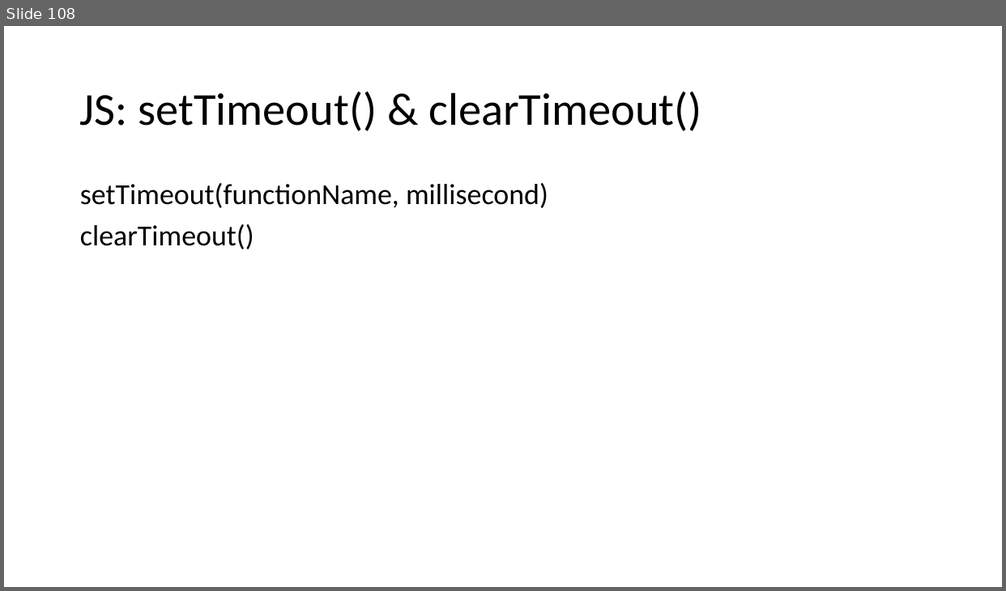
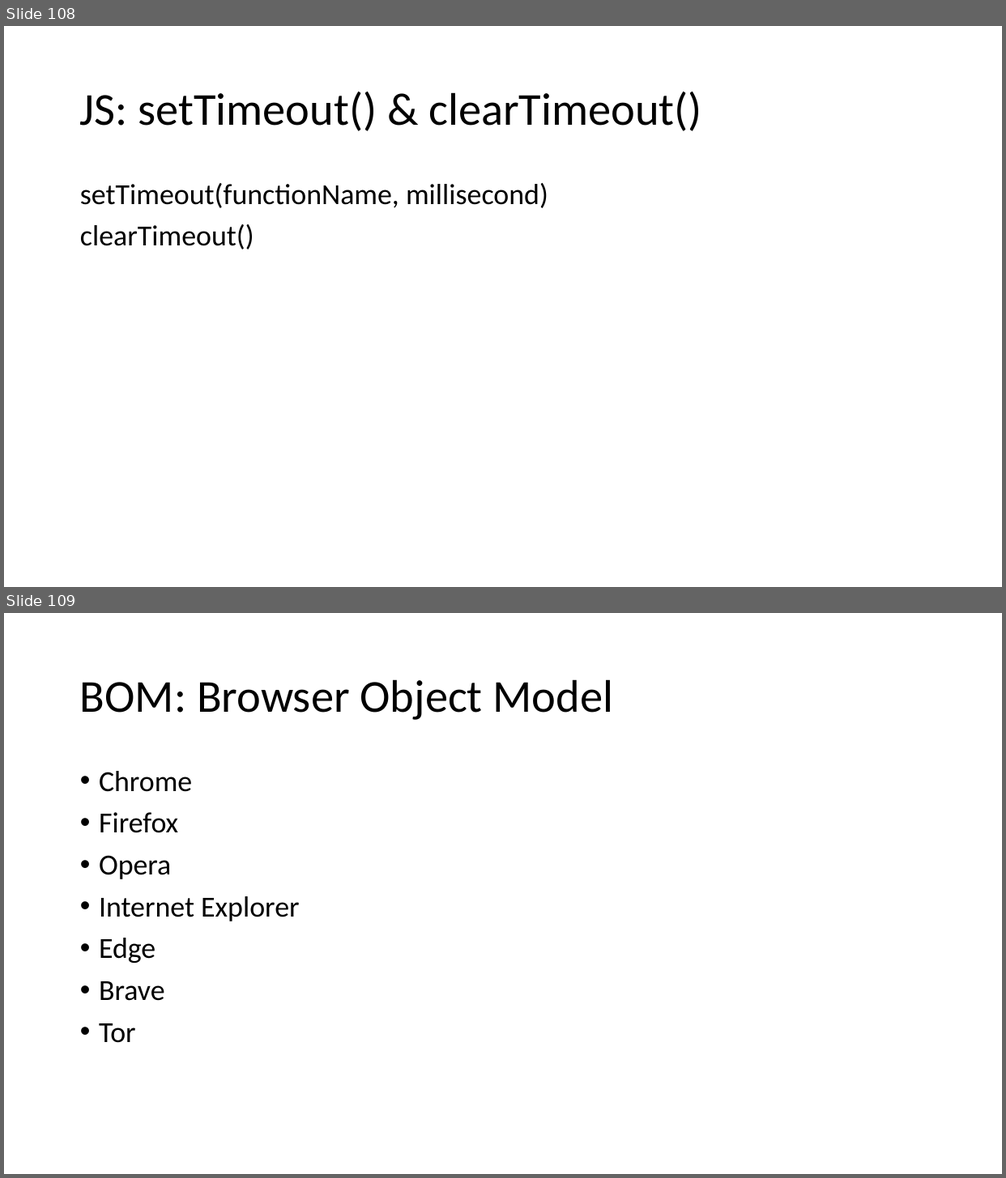
Before and after one commit to PiyushChaturvedii/Batch04, a slide deck: JavaScript.pptx. Shown one above the other, each under a label of ours: slide 108 before the commit, slides 108 and 109 after it. The pictures are 1006x591 and 1006x1178 pixels, drawn with LibreOffice and Linux fonts; fonts in the diff are those of the drawing. Boxes give left, top, right and bottom in pixels: in the first picture for what was removed or moved away, otherwise in the second. Text is boxed around its words. In the diff, an @@ line names an element or a change of style, - is before the commit and + after.

```diff
--- a/JavaScript.pptx
+++ b/JavaScript.pptx
@@ slide 109 added at box(4, 613, 1002, 1174), background #FFFFFF @@
@@ title added at box(80, 679, 614, 720), 44 pt, text #000000 @@
+BOM: Browser Object Model
@@ text added at box(99, 771, 299, 1043), 28 pt, text #000000 @@
+• Chrome
+• Firefox
+• Opera
+• Internet Explorer
+• Edge
+• Brave
+• Tor
```
Also in this commit, not shown: 4 other slides added, 3 other files.
